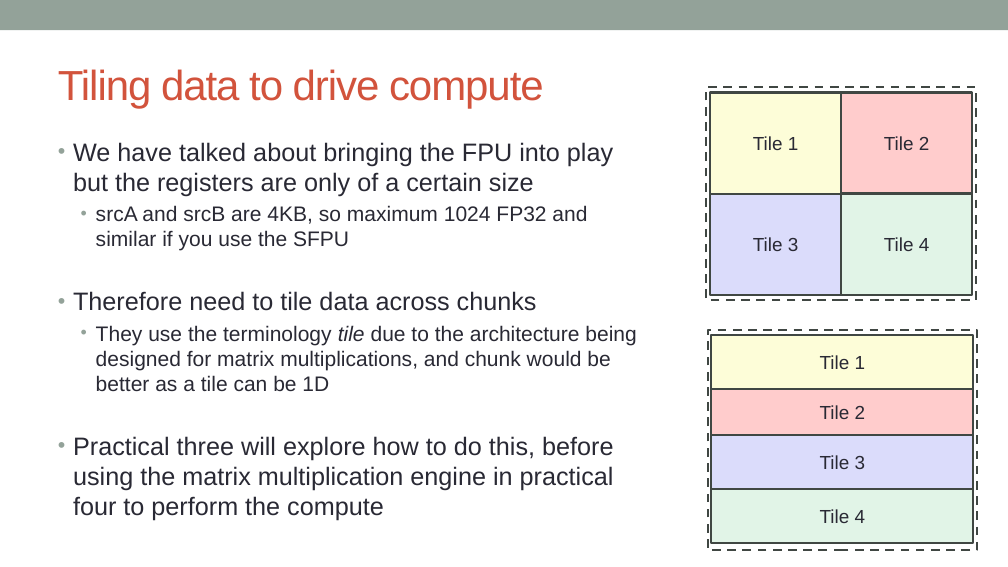
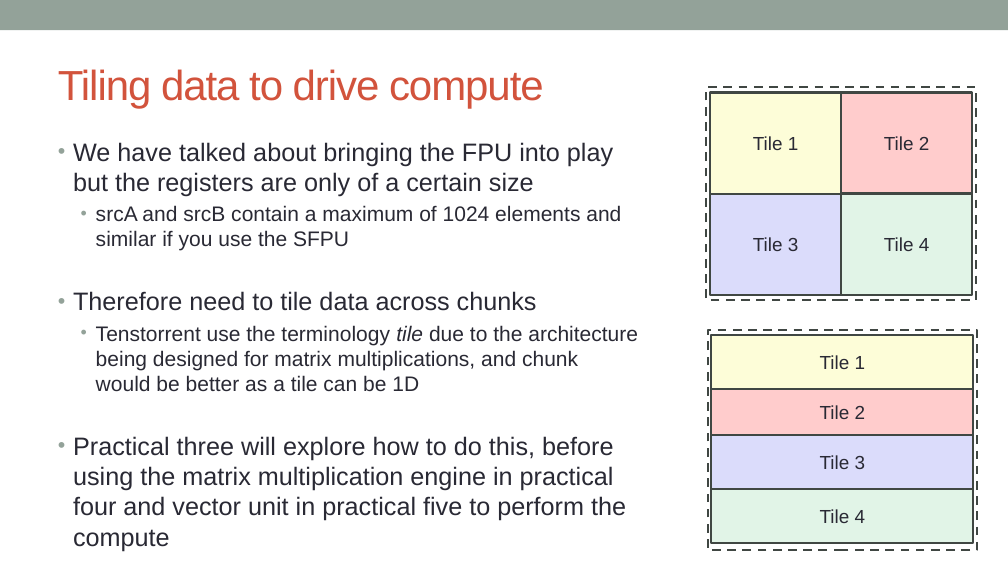
Before and after one commit to owainkenwayucl/tt-tutorial, a slide deck: slide 12 of lectures/src/SDK-compute.pptx (slide 9 before the commit). Drawn at 1008x567 pixels with LibreOffice and Linux fonts; fonts in the diff are those of the drawing. Boxes give left, top, right and bottom in pixels: in the first picture for what was removed or moved away, otherwise in the second. Text is boxed around its words. In the diff, an @@ line names an element or a change of style, - is before the commit and + after.

```diff
--- a/lectures/src/SDK-compute.pptx
+++ b/lectures/src/SDK-compute.pptx
@@ text at [96,205,621,251]: text changed @@
-  • srcA and srcB are 4KB, so maximum 1024 FP32 and similar if you use the SFPU
+  • srcA and srcB contain a maximum of 1024 elements and similar if you use the SFPU
@@ text at [73,325,638,551]: text changed; size 20 to 24 pt @@
-  • They use the terminology tile due to the architecture being designed for matrix multiplications, and chunk would be better as a tile can be 1D
-• Practical three will explore how to do this, before using the matrix multiplication engine in practical four to perform the compute
+  • Tenstorrent use the terminology tile due to the architecture being designed for matrix multiplications, and chunk would be better as a tile can be 1D
+• Practical three will explore how to do this, before using the matrix multiplication engine in practical four and vector unit in practical five to perform the compute
```
Also in this commit, not shown: 3 other slides changed, 4 slides added, 3 other files.
